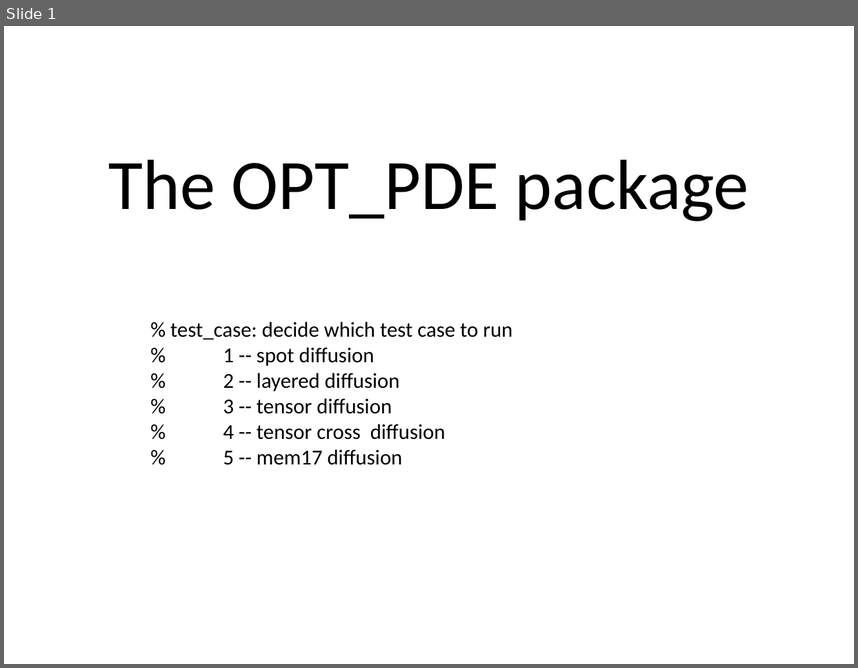
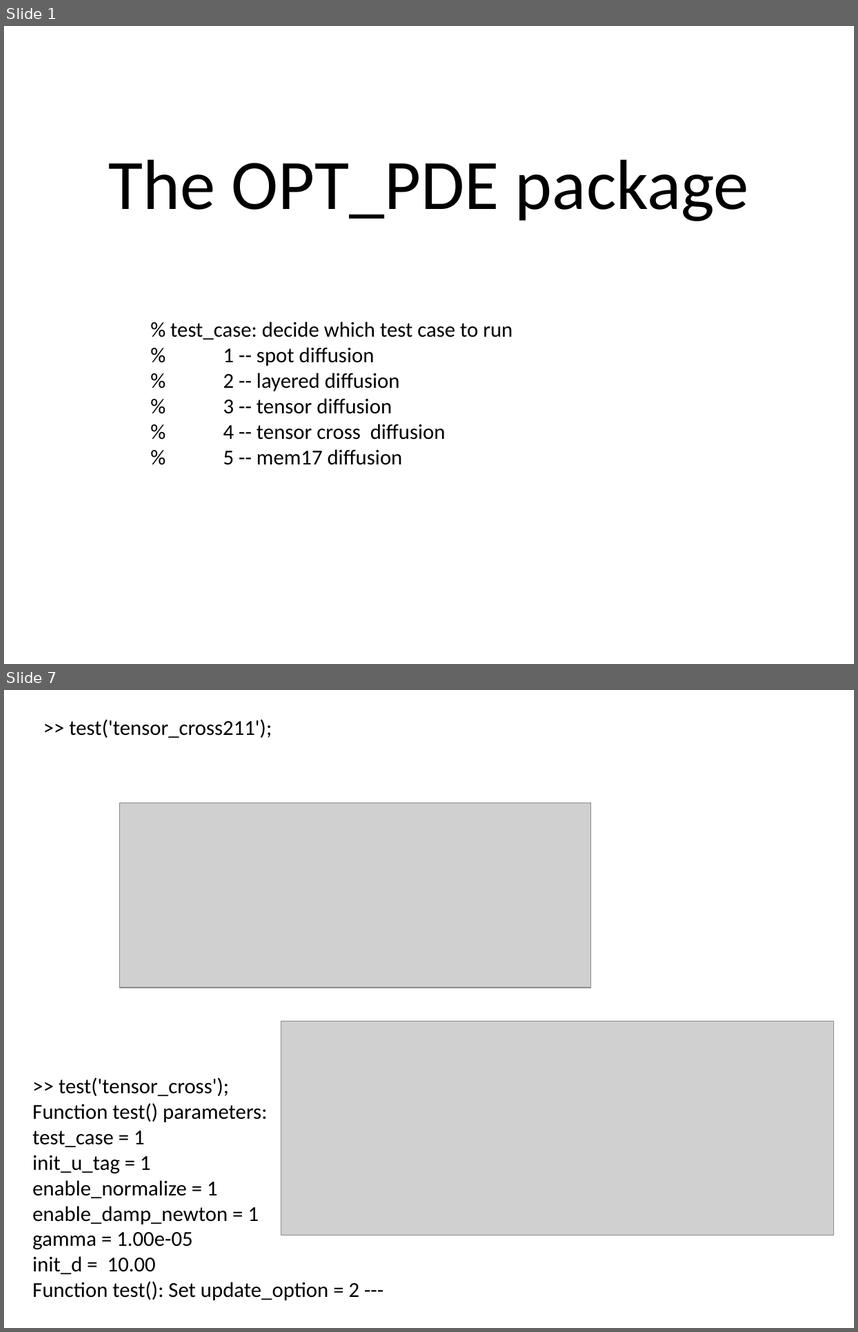
Before and after one commit to lu6007/opt-pde, a slide deck: doc/result_0404_2019.pptx. Shown one above the other, each under a label of ours: slide 1 before the commit, slides 1 and 7 after it; the slides between them are not shown. The pictures are 858x668 and 858x1332 pixels, drawn with LibreOffice and Linux fonts; fonts in the diff are those of the drawing; grey boxes stand for pictures. Boxes give left, top, right and bottom in pixels: in the first picture for what was removed or moved away, otherwise in the second. Text is boxed around its words. In the diff, an @@ line names an element or a change of style, - is before the commit and + after.

```diff
--- a/doc/result_0404_2019.pptx
+++ b/doc/result_0404_2019.pptx
@@ slide 7 added at (4,690,854,1328), background #FFFFFF @@
@@ text added at (69,719,272,738), 18 pt, text #000000 @@
+>> test('tensor_cross211');
@@ picture added at (120,803,590,987) @@
@@ picture added at (281,1021,833,1235) @@
@@ text added at (32,1077,360,1300), 18 pt, text #000000 @@
+>> test('tensor_cross');
+Function test() parameters:
+test_case = 1
+init_u_tag = 1
+enable_normalize = 1
+enable_damp_newton = 1
+gamma = 1.00e-05
+init_d = 10.00
+Function test(): Set update_option = 2 ---
```
Also in this commit, not shown: 9 slides changed, 1 slide removed, 2 other files.
